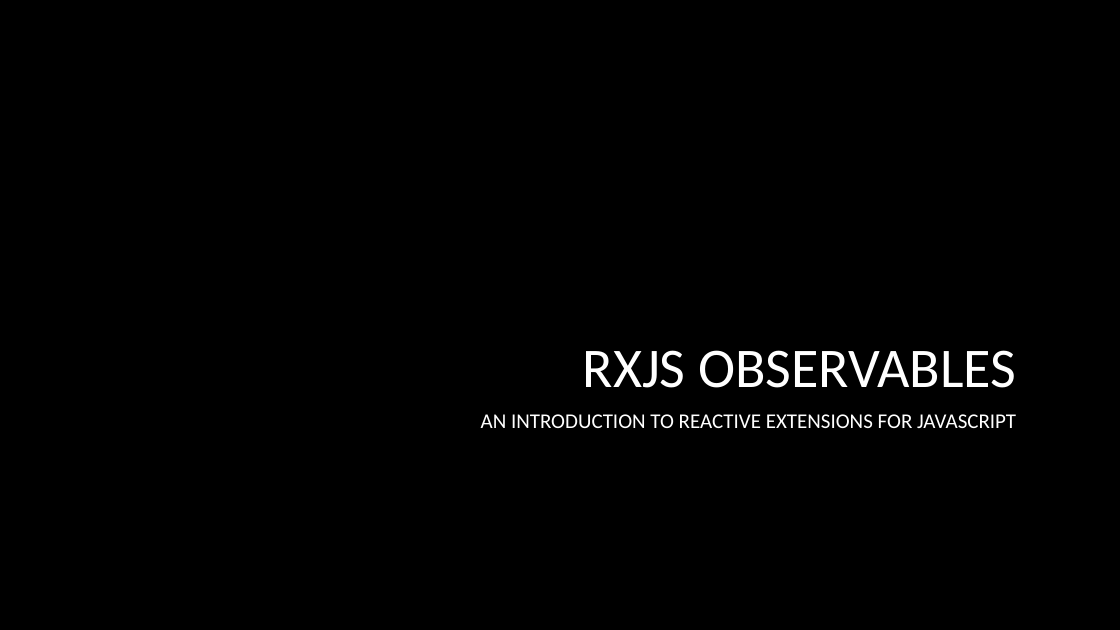
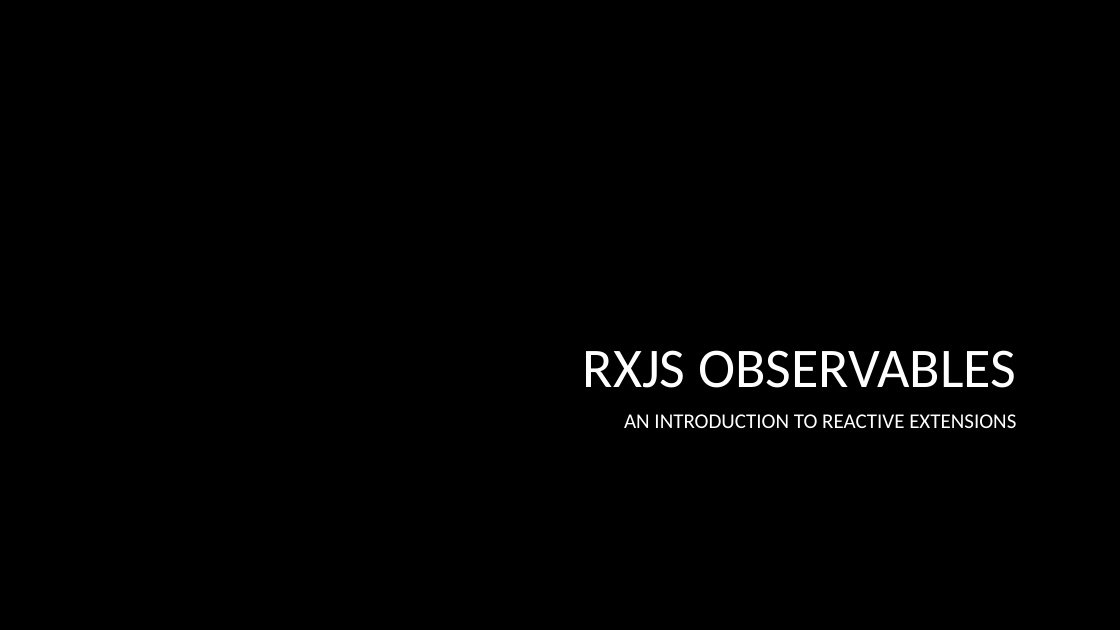
Before and after one commit to scubadiver214/rxjs-intro, a slide deck: slide 1 of RxJS.pptx. Drawn at 1120x630 pixels with LibreOffice and Linux fonts; fonts in the diff are those of the drawing; background and template pictures are left out. Boxes give left, top, right and bottom in pixels: in the first picture for what was removed or moved away, otherwise in the second. Text is boxed around its words. In the diff, an @@ line names an element or a change of style, - is before the commit and + after.

Commit message:
updates for RXJS part 2

```diff
--- a/RxJS.pptx
+++ b/RxJS.pptx
@@ subtitle at [624,414,1016,428]: text changed @@
-AN INTRODUCTION TO REACTIVE EXTENSIONS FOR JAVASCRIPT
+AN INTRODUCTION TO REACTIVE EXTENSIONS
```
Also in this commit, not shown: 4 other slides changed, 11 slides added, 1 slide removed, 11 other files.
